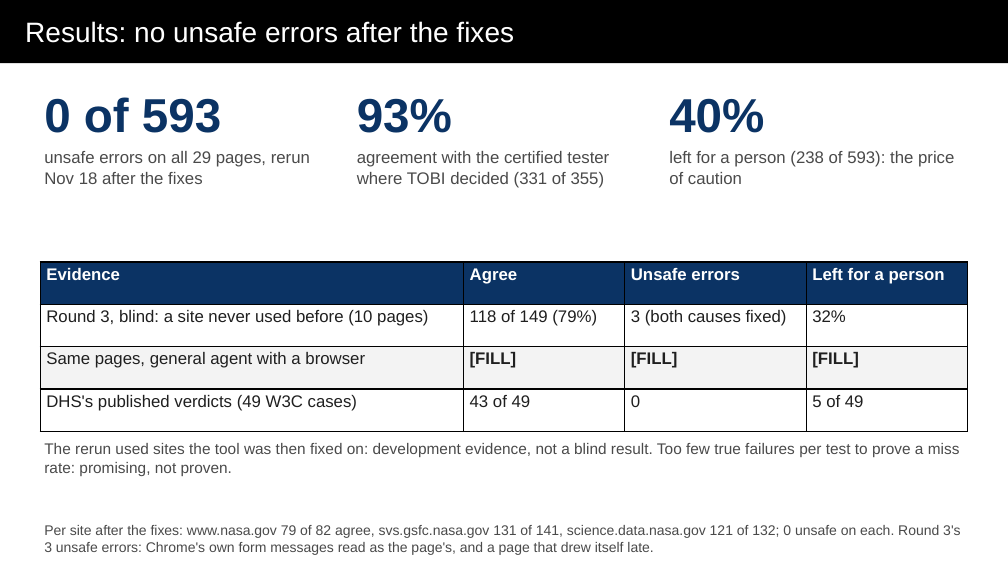
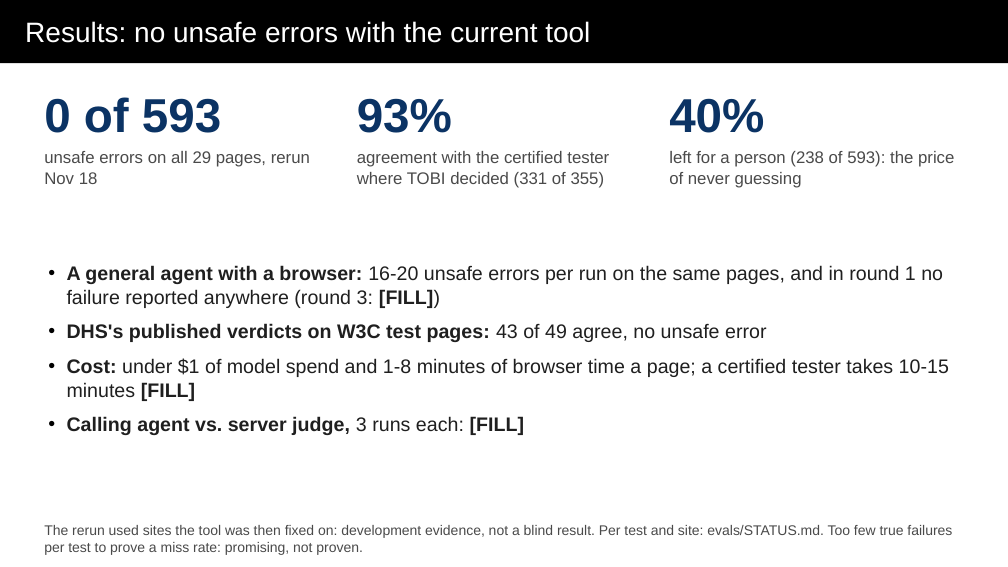
Before and after one commit to abbybowman/tobi508, a slide deck: slide 10 of docs/hackathon/out/TOBI-deck.pptx (slide 13 before the commit). Drawn at 1008x567 pixels with LibreOffice and Linux fonts; fonts in the diff are those of the drawing. Boxes give left, top, right and bottom in pixels: in the first picture for what was removed or moved away, otherwise in the second. Text is boxed around its words. In the diff, an @@ line names an element or a change of style, - is before the commit and + after.

```diff
--- a/docs/hackathon/out/TOBI-deck.pptx
+++ b/docs/hackathon/out/TOBI-deck.pptx
@@ title at [25,21,590,43]: text changed @@
-Results: no unsafe errors after the fixes
+Results: no unsafe errors with the current tool
@@ text at [44,151,310,184]: text changed @@
-unsafe errors on all 29 pages, rerun Nov 18 after the fixes
+unsafe errors on all 29 pages, rerun Nov 18
@@ text at [669,151,954,188]: text changed @@
-left for a person (238 of 593): the price of caution
+left for a person (238 of 593): the price of never guessing
@@ table removed at [40,262,968,431], 4 rows, 4 columns @@
-Evidence | Agree | Unsafe errors | Left for a person
-Round 3, blind: a site never used before (10 pages) | 118 of 149 (79%) | 3 (both causes fixed) | 32%
-Same pages, general agent with a browser | [FILL] | [FILL] | [FILL]
-DHS's published verdicts (49 W3C cases) | 43 of 49 | 0 | 5 of 49
@@ text added at [67,265,949,435], 14 pt, text #1F1F1F @@
+• A general agent with a browser: 16-20 unsafe errors per run on the same pages, and in round 1 no failure reported anywhere (round 3: [FILL])
+• DHS's published verdicts on W3C test pages: 43 of 49 agree, no unsafe error
+• Cost: under $1 of model spend and 1-8 minutes of browser time a page; a certified tester takes 10-15 minutes [FILL]
+• Calling agent vs. server judge, 3 runs each: [FILL]
@@ text "The rerun used sites the ..." at [44,525,952,555]: vertical alignment top to bottom @@
@@ text at [44,525,952,555]: text changed; size 11 to 10 pt @@
-The rerun used sites the tool was then fixed on: development evidence, not a blind result. Too few true failures per test to prove a miss rate: promising, not proven.
+The rerun used sites the tool was then fixed on: development evidence, not a blind result. Per test and site: evals/STATUS.md. Too few true failures per test to prove a miss rate: promising, not proven.
@@ text removed at [44,525,960,555] @@
-Per site after the fixes: www.nasa.gov 79 of 82 agree, svs.gsfc.nasa.gov 131 of 141, science.data.nasa.gov 121 of 132; 0 unsafe on each. Round 3's 3 unsafe errors: Chrome's own form messages read as the page's, and a page that drew itself late.
```
Also in this commit, not shown: 2 other slides changed, 2 slides added, 6 slides removed, 2 other files.
